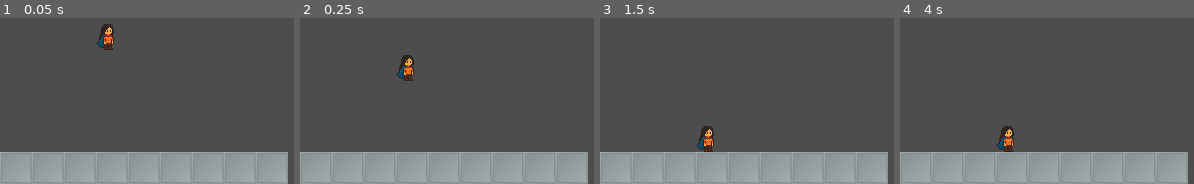
Above: before the commit, frames 1-4 (left to right).
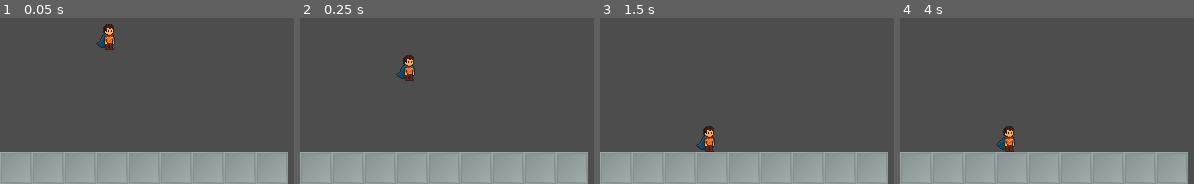
Above: after the commit, the same moments.

Repository: Elagoht/TetraBros
Game: Godot game, scene res://levels/ArenaOne.tscn
The game is run twice, just before and just after one commit, with the same random seed, the same clock (stepped at 60 frames per second) and the same inputs.
Inputs:
- Up to frame 1 (0.05 s): no input
- Up to frame 2 (0.25 s): no input
- Up to frame 3 (1.5 s): tap Enter at 1.25 s
- Up to frame 4 (4 s): tap Space at 2, 3.5 s; tap Enter at 2.75 s

The runs differ from the first frame. In frame 1, 0.4% of the frame differs, in the area x 33-40%, y 3-20%; in frame 2, 0.4%; in frame 3, 0.4%; in frame 4, 0.5%, in the area x 32-40%, y 65-81%.

Commit message:
feat: idle sprites implemented

Diff:
--- a/entities/player/Player.tscn
+++ b/entities/player/Player.tscn
@@ -1,10 +1,49 @@
-[gd_scene load_steps=7 format=3 uid="uid://bvgmojghht3fg"]
+[gd_scene load_steps=15 format=3 uid="uid://bvgmojghht3fg"]
 
 [ext_resource type="Script" uid="uid://cr1aln01r6hge" path="res://entities/player/state_machine.gd" id="1_453mm"]
 [ext_resource type="Script" uid="uid://vnrydtrqhxrl" path="res://entities/player/player.gd" id="1_eaotn"]
-[ext_resource type="Texture2D" uid="uid://rswpi45he48x" path="res://entities/player/sprites/sprite.png" id="1_mab2k"]
 [ext_resource type="Script" uid="uid://igaco32olp5w" path="res://entities/player/scripts/states/idle.gd" id="2_l3c03"]
 [ext_resource type="Script" uid="uid://dm25h07jxr5ux" path="res://entities/player/scripts/states/move.gd" id="4_g3lhm"]
+[ext_resource type="Texture2D" uid="uid://60arr2da6gj8" path="res://entities/player/sprites/idle/player_idle1.png" id="5_2rv2u"]
+[ext_resource type="Texture2D" uid="uid://dnukuj1yu65xr" path="res://entities/player/sprites/idle/player_idle2.png" id="6_mq27t"]
+[ext_resource type="Texture2D" uid="uid://n1w8flux63uy" path="res://entities/player/sprites/idle/player_idle3.png" id="7_kwk8g"]
+[ext_resource type="Texture2D" uid="uid://c4kgr7yanpe8r" path="res://entities/player/sprites/idle/player_idle4.png" id="8_2a181"]
+[ext_resource type="Texture2D" uid="uid://c8qcprxcrsvp3" path="res://entities/player/sprites/idle/player_idle5.png" id="9_aubru"]
+[ext_resource type="Texture2D" uid="uid://b5dpqwhan1kyu" path="res://entities/player/sprites/idle/player_idle6.png" id="10_ax5yc"]
+[ext_resource type="Texture2D" uid="uid://dy0hakl4cm77u" path="res://entities/player/sprites/idle/player_idle7.png" id="11_j531f"]
+[ext_resource type="Texture2D" uid="uid://cs43k4ac4sgk0" path="res://entities/player/sprites/idle/player_idle8.png" id="12_npcl8"]
+
+[sub_resource type="SpriteFrames" id="SpriteFrames_4fbvh"]
+animations = [{
+"frames": [{
+"duration": 1.0,
+"texture": ExtResource("5_2rv2u")
+}, {
+"duration": 1.0,
+"texture": ExtResource("6_mq27t")
+}, {
+"duration": 1.0,
+"texture": ExtResource("7_kwk8g")
+}, {
+"duration": 1.0,
+"texture": ExtResource("8_2a181")
+}, {
+"duration": 1.0,
+"texture": ExtResource("9_aubru")
+}, {
+"duration": 1.0,
+"texture": ExtResource("10_ax5yc")
+}, {
+"duration": 1.0,
+"texture": ExtResource("11_j531f")
+}, {
+"duration": 1.0,
+"texture": ExtResource("12_npcl8")
+}],
+"loop": true,
+"name": &"idle",
+"speed": 5.0
+}]
 
 [sub_resource type="CapsuleShape2D" id="CapsuleShape2D_mab2k"]
 radius = 5.5
@@ -22,9 +61,11 @@
 [node name="Move" type="Node" parent="StateMachine"]
 script = ExtResource("4_g3lhm")
 
-[node name="Sprite" type="Sprite2D" parent="."]
-position = Vector2(-4, -13)
-texture = ExtResource("1_mab2k")
+[node name="Sprites" type="AnimatedSprite2D" parent="."]
+position = Vector2(0, -13)
+sprite_frames = SubResource("SpriteFrames_4fbvh")
+animation = &"idle"
+frame_progress = 0.593037
 
 [node name="CollisionShape2D" type="CollisionShape2D" parent="."]
 position = Vector2(-0.5, -13)
--- a/entities/player/player.gd
+++ b/entities/player/player.gd
@@ -4,6 +4,7 @@
 @export var gravity: float = 980.0
 @export var player_id: int = 1 # will be 2 players
 
+@onready var sprites: AnimatedSprite2D = $Sprites
 @onready var state_machine: StateMachine = $StateMachine
 
 func _ready() -> void:
--- a/entities/player/scripts/states/idle.gd
+++ b/entities/player/scripts/states/idle.gd
@@ -3,6 +3,7 @@
 var player_suffix: String
 
 func enter() -> void:
+	owner.sprites.play("idle")
 	owner.velocity.x = 0
 	player_suffix = "_" + str(owner.player_id)
 
--- a/entities/player/scripts/states/move.gd
+++ b/entities/player/scripts/states/move.gd
@@ -12,6 +12,7 @@
 	owner.velocity.x = input_direction_x * owner.speed
 
 	owner.move_and_slide()
+	handle_looking_direction(input_direction_x)
 
 	# If no input, return to idle
 	if input_direction_x == 0:
@@ -20,3 +21,8 @@
 func handle_input(_event: InputEvent) -> void:
 	if Input.is_action_just_pressed("jump" + player_suffix):
 		state_machine.transition_to("Jump")
+
+func handle_looking_direction(direction: float) -> void:
+	if direction == 0:
+		return
+	owner.sprites.scale.x = direction
Binary file added: entities/player/sprites/idle/player_idle1.png
Not shown, added: entities/player/sprites/idle/player_idle1.png.import
Binary file added: entities/player/sprites/idle/player_idle2.png
Not shown, added: entities/player/sprites/idle/player_idle2.png.import
Binary file added: entities/player/sprites/idle/player_idle3.png
Not shown, added: entities/player/sprites/idle/player_idle3.png.import
Binary file added: entities/player/sprites/idle/player_idle4.png
Not shown, added: entities/player/sprites/idle/player_idle4.png.import
Binary file added: entities/player/sprites/idle/player_idle5.png
Not shown, added: entities/player/sprites/idle/player_idle5.png.import
Binary file added: entities/player/sprites/idle/player_idle6.png
Not shown, added: entities/player/sprites/idle/player_idle6.png.import
(and 5 more such lines)
